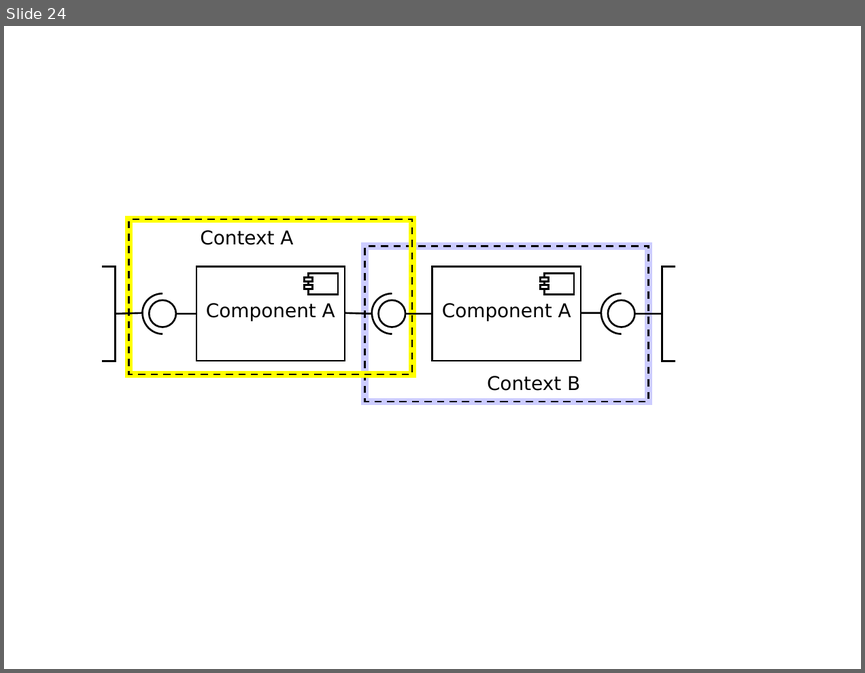
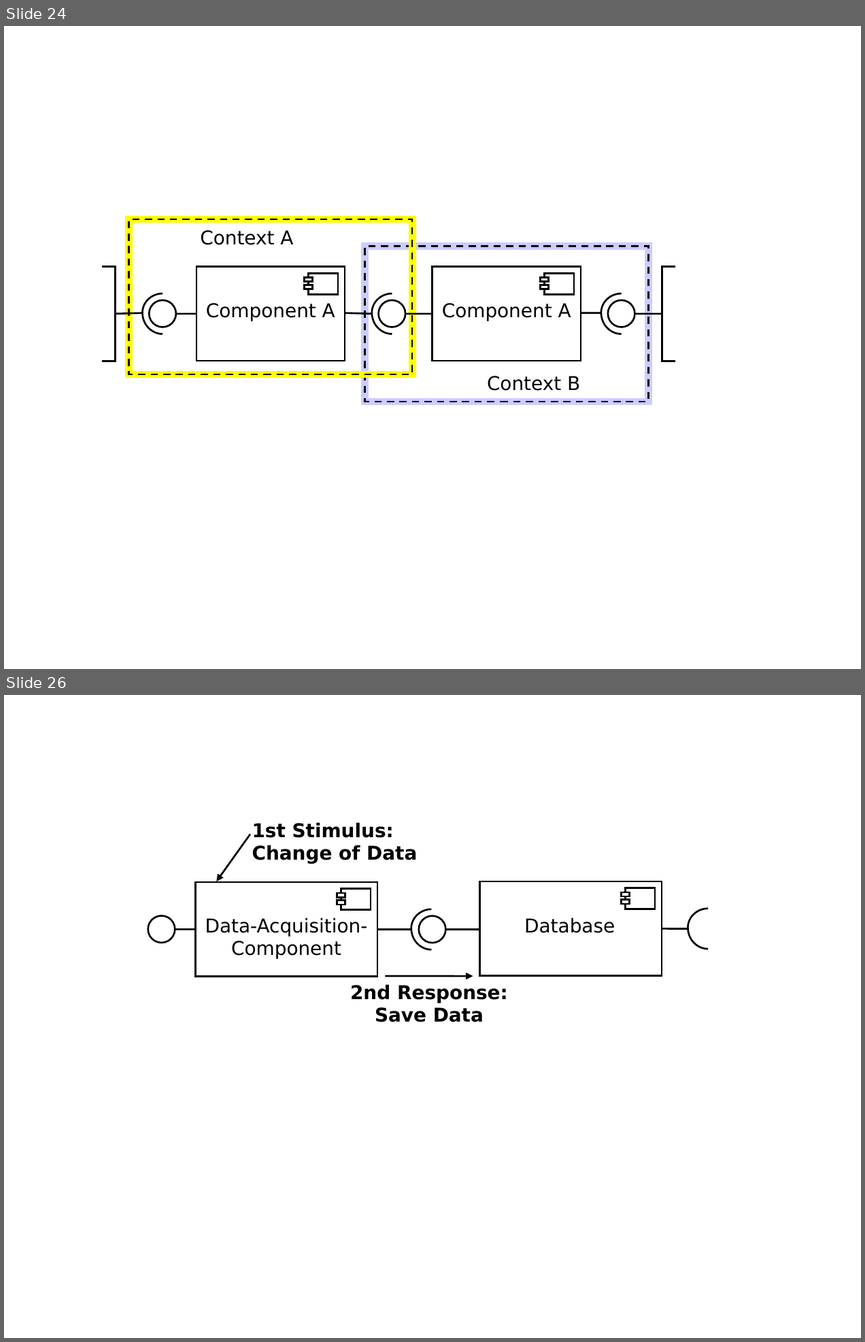
Before and after one commit to PalladioSimulator/Palladio-Core-PCM, a slide deck: trunk/doc/Ausarbeitung/image/component-model01.ppt. Shown one above the other, each under a label of ours: slide 24 before the commit, slides 24 and 26 after it; the slides between them are not shown. The pictures are 865x673 and 865x1342 pixels, drawn with LibreOffice and Linux fonts; fonts in the diff are those of the drawing. Boxes give left, top, right and bottom in pixels: in the first picture for what was removed or moved away, otherwise in the second. Text is boxed around its words. In the diff, an @@ line names an element or a change of style, - is before the commit and + after.

```diff
--- a/trunk/doc/Ausarbeitung/image/component-model01.ppt
+++ b/trunk/doc/Ausarbeitung/image/component-model01.ppt
@@ slide 26 added at <box>4,695,861,1338</box>, background #FFFFFF @@
@@ arrow added from (250, 834) to (216, 882), #000000 1.5 pt @@
@@ text added at <box>252,822,417,864</box>, 16 pt, text #000000, bold @@
+1st Stimulus: Change of Data
@@ group added at <box>195,882,377,976</box>: 4 rectangles @@
@@ group added at <box>479,881,661,975</box>: 5 rectangles @@
@@ ellipse added at <box>148,915,175,942</box>, outline #000000 1.5 pt @@
@@ text added at <box>205,917,368,959</box>, 16 pt, text #000000 @@
+Data-Acquisition-Component
@@ freeform shape added at <box>411,906,451,949</box>, outline #000000 1.5 pt @@
@@ freeform shape added at <box>411,909,451,948</box>, outline #000000 1.5 pt @@
@@ ellipse added at <box>419,916,445,943</box>, outline #000000 1.5 pt @@
@@ text added at <box>524,917,615,933</box>, 16 pt, text #000000 @@
+Database
@@ freeform shape added at <box>687,906,728,949</box>, outline #000000 1.5 pt @@
@@ freeform shape added at <box>687,909,728,947</box>, outline #000000 1.5 pt @@
@@ line added from (175, 929) to (195, 929), #000000 1.5 pt @@
@@ line added from (377, 929) to (411, 929), #000000 1.5 pt @@
@@ line added from (446, 929) to (479, 929), #000000 1.5 pt @@
@@ line added from (662, 929) to (687, 929), #000000 1.5 pt @@
@@ arrow added from (385, 976) to (473, 976), #000000 1.5 pt @@
@@ text added at <box>350,984,508,1022</box>, 16 pt, text #000000, bold @@
+2nd Response:
+Save Data
```
Also in this commit, not shown: 1 other slide added, 2 other files.
